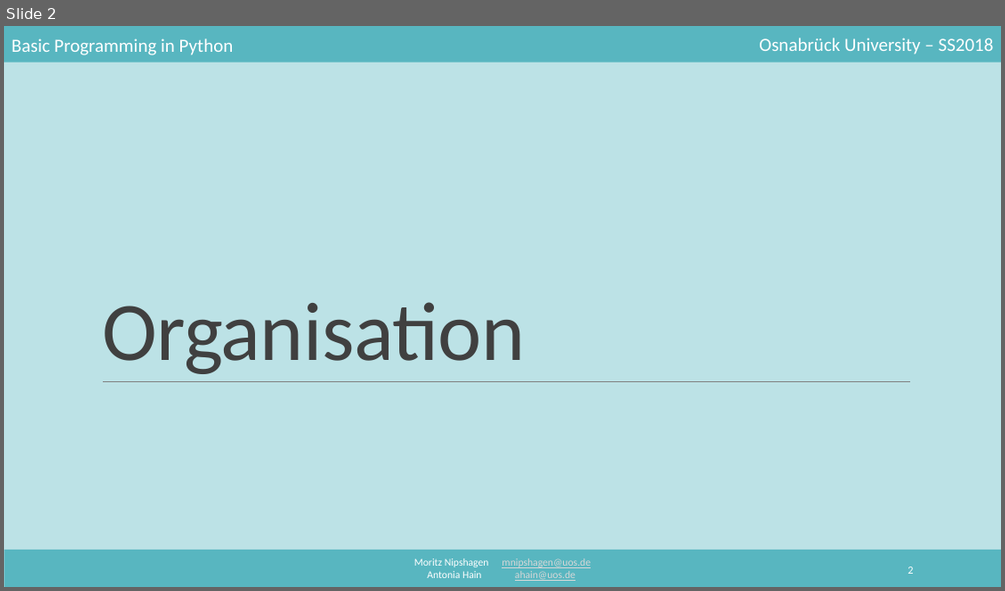
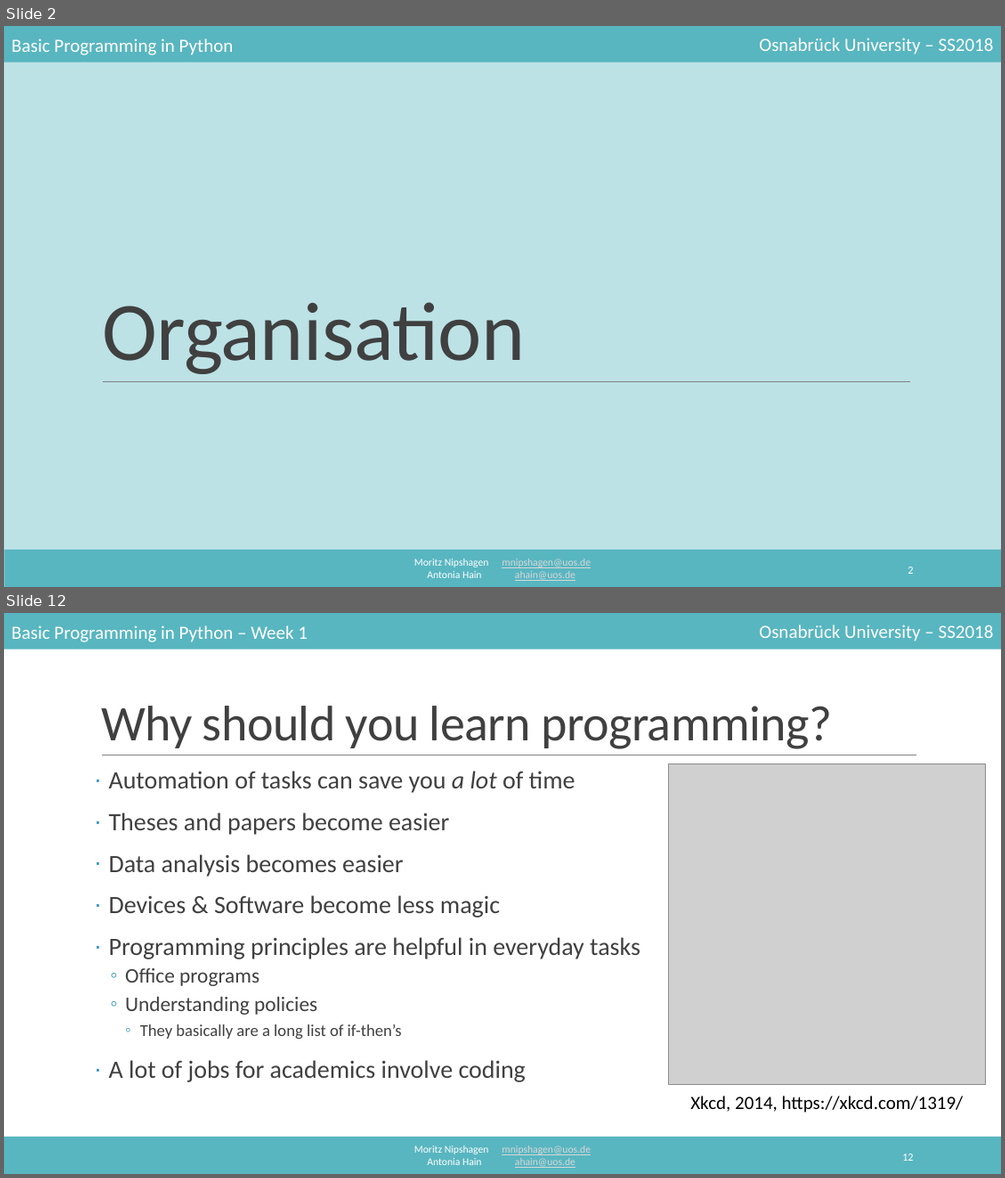
Before and after one commit to mnipshagen/monty, a slide deck: 2018/01/Hello_World.pptx. Shown one above the other, each under a label of ours: slide 2 before the commit, slides 2 and 12 after it; the slides between them are not shown. The pictures are 1005x591 and 1005x1178 pixels, drawn with LibreOffice and Linux fonts; fonts in the diff are those of the drawing; grey boxes stand for pictures. Boxes give left, top, right and bottom in pixels: in the first picture for what was removed or moved away, otherwise in the second. Text is boxed around its words. In the diff, an @@ line names an element or a change of style, - is before the commit and + after.

```diff
--- a/2018/01/Hello_World.pptx
+++ b/2018/01/Hello_World.pptx
@@ slide 12 added at bbox=[4, 613, 1001, 1174], background #FFFFFF; not listed: 4 template elements that a slide beside it also shows @@
@@ text added at bbox=[11, 625, 307, 642], 18 pt, text #FFFFFF @@
+Basic Programming in Python – Week 1
@@ title added at bbox=[101, 706, 832, 749], 48 pt, text #404040 @@
+Why should you learn programming?
@@ line added from (102, 755) to (917, 755), #808080 0.5 pt @@
@@ text added at bbox=[109, 771, 640, 1082], 24 pt, text #404040 @@
+· Automation of tasks can save you a lot of time
+· Theses and papers become easier
+· Data analysis becomes easier
+· Devices & Software become less magic
+· Programming principles are helpful in everyday tasks
+  ◦ Office programs
+  ◦ Understanding policies
+    ◦ They basically are a long list of if-then’s
+· A lot of jobs for academics involve coding
@@ picture added at bbox=[669, 763, 986, 1084] @@
@@ text added at bbox=[690, 1095, 963, 1112], 18 pt, text #000000 @@
+Xkcd, 2014, https://xkcd.com/1319/
@@ page number added at bbox=[902, 1153, 913, 1160], 10.5 pt, text #FFFFFF @@
+12
```
Also in this commit, not shown: 3 slides changed, 16 other slides added, 13 other files.
